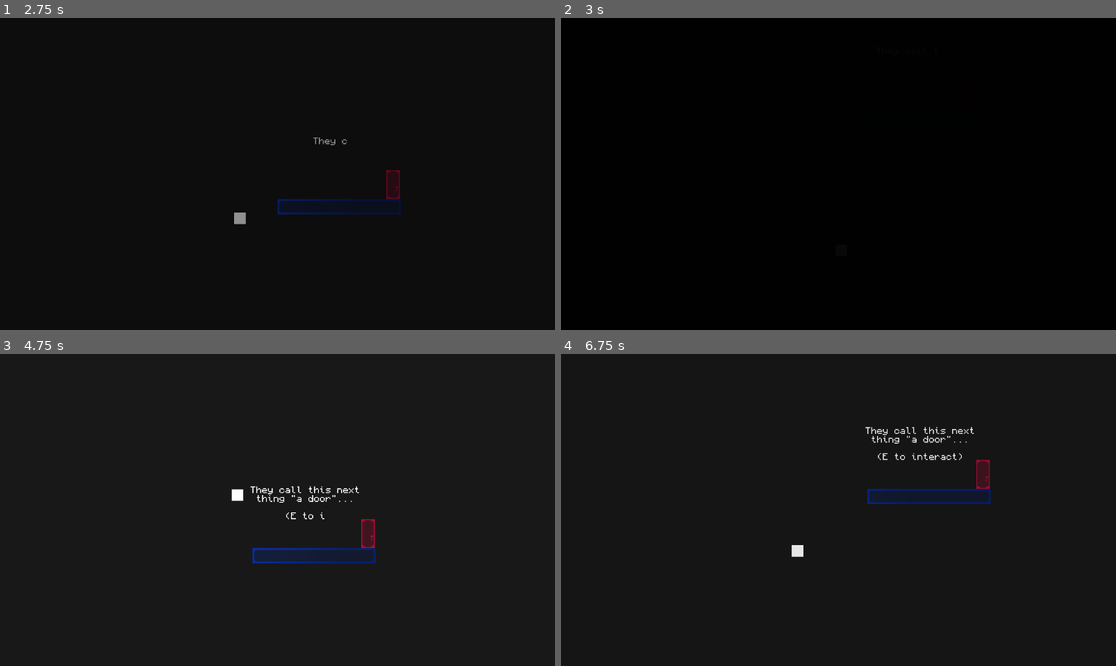
Above: before the commit, frames 1-4 (two rows, left to right).
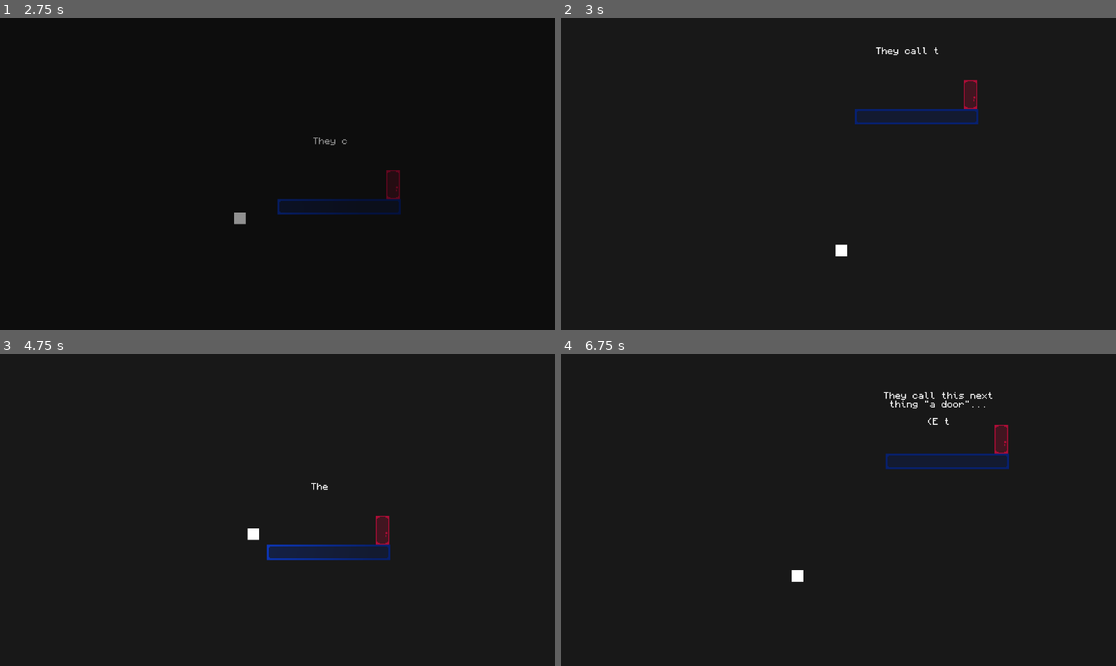
Above: after the commit, the same moments.

Repository: trainb0y/brackeys-2024-1
Game: Godot game, scene res://Scenes/Levels/level1.tscn
Same seed, same stepped clock (60 frames per second), same inputs: the game is played once before the commit and once after it. Sound files missing from this copy of the repository are replaced by a short silence.
Inputs:
- Up to frame 1 (2.75 s): hold Right (player_right) 0.53-2.03 s; tap E (player_use) at 0.6, 1.35, 2.1 s; tap Space (player_jump) at 0.77, 1.52 s; hold Left (player_left) from 2.03 s (still down)
- Up to frame 2 (3 s): release Left (player_left) at 2.78 s; hold Right (player_right) from 2.78 s (still down); tap E (player_use) at 2.85 s
- Up to frame 3 (4.75 s): tap Space (player_jump) at 3.02, 3.77, 4.52 s; tap E (player_use) at 3.6, 4.35 s; tap R (reset, bound only after the commit) at 4.15 s; release Right (player_right) at 4.28 s; hold Left (player_left) from 4.28 s (still down)
- Up to frame 4 (6.75 s): release Left (player_left) at 5.03 s; hold Right (player_right) 5.03-5.78 s; tap E (player_use) at 5.1, 5.85, 6.6 s; hold Left (player_left) from 5.78 s (still down); tap Space (player_jump) at 6.02 s

Frame 1 is identical in both runs. In frame 2, 1.5% of the frame differs, in the area x 49-76%, y 9-77%; in frame 3, 1.8%; in frame 4, 2.6%, in the area x 41-81%, y 12-74%.

Commit message:
Reset key, fix level double-fade

Diff:
--- a/Scenes/Levels/level2.tscn
+++ b/Scenes/Levels/level2.tscn
@@ -50,22 +50,3 @@
 
 [node name="Flag" parent="Dimensions/Dimension2" instance=ExtResource("5_qqqp5")]
 position = Vector2(288, -56)
-
-[node name="Dimension3" parent="Dimensions" instance=ExtResource("4_vgw1c")]
-position = Vector2(5, 4)
-layer_0/tile_data = PackedInt32Array(65542, 196608, 65536, 65543, 131072, 1, 65544, 131072, 1, 65545, 131072, 1, 65546, 131072, 1, 65548, 131072, 1, 65547, 131072, 1, 65549, 131072, 1, 65550, 131072, 1, 65551, 65536, 131073, 65552, 65536, 65536, 65553, 65536, 65536, 17, 0, 2, -65519, 0, 2, -131055, 0, 2, -196591, 65536, 0, -196592, 131072, 196608, -131056, 65536, 131072, -65520, 65536, 131072, 16, 0, 196609, -196590, 131072, 0, -131054, 65536, 196608, -65518, 65536, 196608, 18, 65536, 196608, 65554, 131072, 65536, 15, 131072, 196608)
-color = Color(0.682353, 0.0509804, 0.215686, 1)
-spawn_point = Vector2(110, 0)
-
-[node name="Door" parent="Dimensions/Dimension3" node_paths=PackedStringArray("target") instance=ExtResource("5_myfe0")]
-position = Vector2(104, 0)
-target = NodePath("../../Dimension")
-
-[node name="Dialog" parent="Dimensions/Dimension3" instance=ExtResource("6_j0msf")]
-position = Vector2(178, 0)
-text = "[center]Cool, right?
-
-I think so at least.[/center]"
-
-[node name="Flag" parent="Dimensions/Dimension3" instance=ExtResource("5_qqqp5")]
-position = Vector2(288, -56)
--- a/Scripts/flag.gd
+++ b/Scripts/flag.gd
@@ -5,12 +5,6 @@
 @onready var t: Transition = Util.get_transition()
 @onready var audio: AudioStreamPlayer2D = $AudioStreamPlayer2D
 
-func _ready():
-	owner.connect("ready", _post_ready)
-
-func _post_ready():
-	t.out_of_black()
-
 func _on_body_entered(body):
 	if body is Player:
 		t.into_black()
--- a/Scripts/player.gd
+++ b/Scripts/player.gd
@@ -87,3 +87,10 @@
 	position = spawn_point
 	t.out_of_black()
 	dying = false
+
+
+func _input(event: InputEvent):
+	if Input.is_action_just_pressed("reset"):
+		t.into_black()
+		await get_tree().create_timer(0.4).timeout
+		get_tree().reload_current_scene()
--- a/Scripts/transition.gd
+++ b/Scripts/transition.gd
@@ -7,6 +7,7 @@
 
 func _ready():
 	rect.visible = true
+	out_of_black()
 
 func _process(delta):
 	if player == null: return
--- a/project.godot
+++ b/project.godot
@@ -53,6 +53,12 @@
 , Object(InputEventJoypadButton,"resource_local_to_scene":false,"resource_name":"","device":-1,"button_index":2,"pressure":0.0,"pressed":true,"script":null)
 ]
 }
+reset={
+"deadzone": 0.5,
+"events": [Object(InputEventKey,"resource_local_to_scene":false,"resource_name":"","device":-1,"window_id":0,"alt_pressed":false,"shift_pressed":false,"ctrl_pressed":false,"meta_pressed":false,"pressed":false,"keycode":0,"physical_keycode":82,"key_label":0,"unicode":114,"echo":false,"script":null)
+, Object(InputEventJoypadButton,"resource_local_to_scene":false,"resource_name":"","device":-1,"button_index":1,"pressure":0.0,"pressed":false,"script":null)
+]
+}
 
 [layer_names]
 
Not shown, added: README.md
